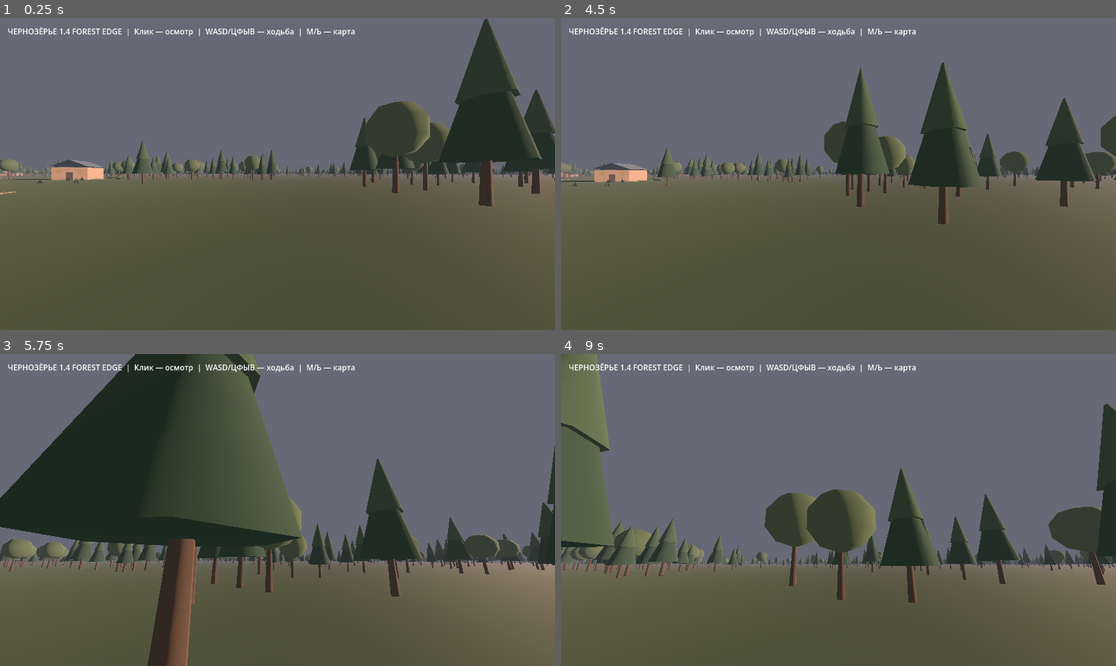
Above: before the commit, frames 1-4 (two rows, left to right).
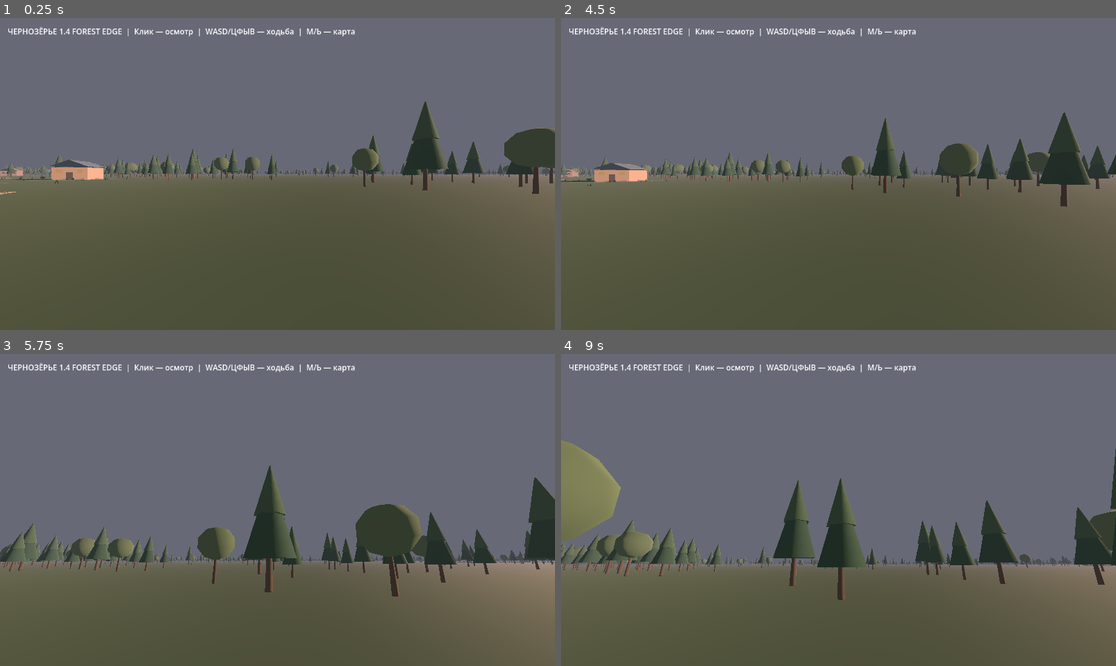
Above: after the commit, the same moments.

Repository: blacklambcult/chernozerye
Game: Godot game, scene res://main.tscn
Two runs of this game, one before a commit and one after it. Both use one fixed random seed, a clock stepped at 60 frames per second and the inputs below.
Inputs (mouse positions are in pixels of both pictures, inside the frame that each line leads up to):
- Up to frame 1 (0.25 s): no input
- Up to frame 2 (4.5 s): tap Enter at 0.5, 3.5 s; move the mouse to (960, 158) at 0.52 s; hold D 0.53-1.25 s; tap M at 0.6, 4.35 s; click (960, 158) at 0.67 s; tap Space at 0.77, 2.75, 3.02, 4.25 s; click "ДОМА: ПОКАЗАТЬ" at 1.25 s; click "ДОМА: СКРЫТЬ" at 2 s; move the mouse to (727, 189) at 2.77 s; hold S 2.78-3.53 s; tap Shift at 2.85 s; move the mouse to (894, 105) at 3.52 s; hold D 3.53-4.28 s; tap H at 3.6 s; move the mouse to (810, 236) at 4.27 s; hold W from 4.28 s (still down); click (810, 236) at 4.42 s
- Up to frame 3 (5.75 s): keep holding W; tap Space at 4.52, 5.27 s; move the mouse to (316, 513) at 5.02 s; hold Shift from 5.03 s (still down)
- Up to frame 4 (9 s): move the mouse to (794, 506) at 5.77 s; release Shift at 5.78 s; tap H at 5.85, 8.1 s; tap Space at 6.02, 7.52, 8, 8.27 s; move the mouse to (844, 510) at 6.52 s; tap M at 6.6, 8.85 s; click (844, 510) at 6.67 s; tap Enter at 7.25 s; move the mouse to (755, 432) at 7.27 s; release W at 7.28 s; hold D 7.28-8.03 s; tap Shift at 7.35 s; move the mouse to (960, 494) at 8.02 s; hold W 8.03-8.78 s; move the mouse to (727, 525) at 8.77 s; hold D from 8.78 s (still down); click (727, 525) at 8.92 s

The runs differ from the first frame. In frame 1, 8.7% of the frame differs, in the area x 0-100%, y 0-61%; in frame 2, 7.6%; in frame 3, 31%, in the area x 0-100%, y 0-100%; in frame 4, 13%.

Commit message:
fix: prevent Web startup freeze by indexing roads, bounding forest generation and deferring scenery

Diff:
--- a/godot/geography_v07.gd
+++ b/godot/geography_v07.gd
@@ -7,13 +7,16 @@
 
 const SOURCE := "res://world_data.json"
 const MAP_HALF := 995.0
-const HOUSE_LIMIT := 540
-const TREE_LIMIT := 13500
+const HOUSE_LIMIT := 460
+const TREE_LIMIT := 7200
 
 var rng := RandomNumberGenerator.new()
 var material_cache: Dictionary = {}
 var roads: Array = []
 var sketch_roads: Array = [] # Only manually approximated streets; OSM roads remain distinct.
+const ROAD_CELL_M := 64.0
+var road_index: Dictionary = {}
+var generated_ready := false
 var house_positions: Array[Vector2] = []
 var house_footprints: Array[Dictionary] = []
 var settlements: Array = []
@@ -81,14 +84,25 @@
                     roads.append(feature.get("points", []))
 
     _add_street_details()
+    _build_road_index()
     _draw_meadow()
     _draw_field_scrub()
     _draw_river()
     _draw_lake()
+    # Creating thousands of objects synchronously here leaves Web on a grey screen.
+    # Let the camera and HUD from world.gd appear before decorating the landscape.
+    call_deferred("_build_decorations")
+
+func _build_decorations() -> void:
+    await get_tree().process_frame
     _draw_houses()
+    await get_tree().process_frame
     _draw_forests()
+    await get_tree().process_frame
     _draw_undergrowth()
     _draw_grass_tufts()
+    generated_ready = true
+    print("WORLD_READY: geometry complete")
 
 func _mat(tint: Color) -> StandardMaterial3D:
     # Reuse palette materials: thousands of unique materials would hurt Web performance.
@@ -121,13 +135,31 @@
             return true
     return false
 
+# Precompute compact 64-m road cells once. Without this each of tens of
+# thousands of trees scanned every road segment and stalled Web startup.
+func _build_road_index() -> void:
+    road_index.clear()
+    for route in roads:
+        for i in range(route.size() - 1):
+            var a := Vector2(float(route[i][0]), float(route[i][1]))
+            var b := Vector2(float(route[i + 1][0]), float(route[i + 1][1]))
+            var x0 := floori((minf(a.x, b.x) - 15.0) / ROAD_CELL_M)
+            var x1 := floori((maxf(a.x, b.x) + 15.0) / ROAD_CELL_M)
+            var y0 := floori((minf(a.y, b.y) - 15.0) / ROAD_CELL_M)
+            var y1 := floori((maxf(a.y, b.y) + 15.0) / ROAD_CELL_M)
+            for ix in range(x0, x1 + 1):
+                for iy in range(y0, y1 + 1):
+                    var key := Vector2i(ix, iy)
+                    if not road_index.has(key):
+                        road_index[key] = []
+                    road_index[key].append([a, b])
+
 func _close_to_road(p: Vector2, clearance: float) -> bool:
-    for pts in roads:
-        for i in range(pts.size() - 1):
-            var a := Vector2(float(pts[i][0]), float(pts[i][1]))
-            var b := Vector2(float(pts[i + 1][0]), float(pts[i + 1][1]))
-            if p.distance_to(Geometry2D.get_closest_point_to_segment(p, a, b)) < clearance:
-                return true
+    var key := Vector2i(floori(p.x / ROAD_CELL_M), floori(p.y / ROAD_CELL_M))
+    var candidates: Array = road_index.get(key, [])
+    for segment in candidates:
+        if p.distance_to(Geometry2D.get_closest_point_to_segment(p, segment[0], segment[1])) < clearance:
+            return true
     return false
 
 func _draw_flat_polygon(coords: PackedVector2Array, tint: Color, height: float) -> void:
@@ -577,7 +609,7 @@
             if patch_pos.distance_to(house_pos) < 5.0 or _close_to_road(patch_pos, 5.5):
                 continue
             locations.append(Vector3(patch_pos.x, 0.06, -patch_pos.y))
-    for j in range(6800):
+    for j in range(2800):
         var field_pos := Vector2(rng.randf_range(-575.0, 155.0), rng.randf_range(-555.0, -110.0))
         if _is_in_poly(field_pos, meadow) and not _is_in_poly(field_pos, meadow_island):
             if not _close_to_road(field_pos, 5.0):
@@ -612,8 +644,8 @@
     # Tree groups inside dacha gardens: the old broad settlement masks left
     # the entire village unnaturally bare, unlike wooded rural neighbourhoods.
     var yard_count := 0
-    for j in range(13000):
-        if yard_count >= 1050:
+    for j in range(7600):
+        if yard_count >= 580:
             break
         var yard_p := Vector2(rng.randf_range(-960.0, 930.0), rng.randf_range(30.0, 720.0))
         if not _is_housing(yard_p) or _is_water(yard_p):
@@ -629,7 +661,7 @@
             continue
         positions.append(Vector3(yard_p.x, 0.0, -yard_p.y))
         yard_count += 1
-    for i in range(58000):
+    for i in range(19500):
         if positions.size() >= TREE_LIMIT:
             break
         var p := Vector2(rng.randf_range(-MAP_HALF, MAP_HALF), rng.randf_range(-MAP_HALF, MAP_HALF))
@@ -681,7 +713,7 @@
     _add_tree_instances(fir_lower, lower_firs, Color("#314a3c"))
     _add_tree_instances(fir_upper, upper_firs, Color("#3f5744"))
     _add_tree_instances(leaves, leaf_crowns, Color("#50634a"))
-    print("Чернозёрье 1.4: деревьев ", positions.size(), " (на опушках ", forest_edge_count, ", садовых ", yard_count, ")")
+    print("Чернозёрье 1.4.1: деревьев ", positions.size(), " (на опушках ", forest_edge_count, ", садовых ", yard_count, ")")
 
 func _add_tree_instances(mesh: Mesh, transforms: Array[Transform3D], tint: Color) -> void:
     if transforms.is_empty():
